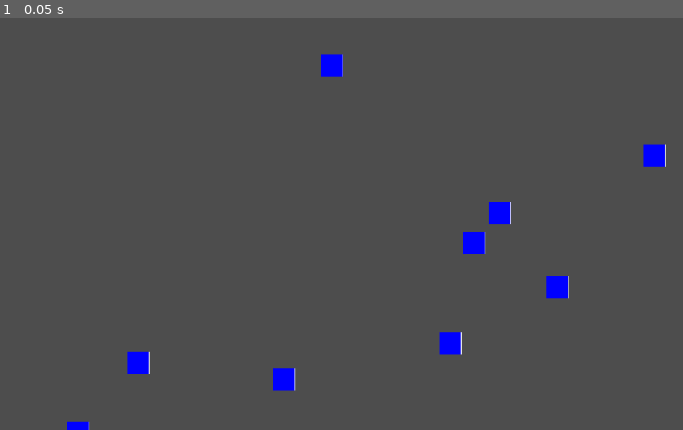
Above: before the commit, frame 1.
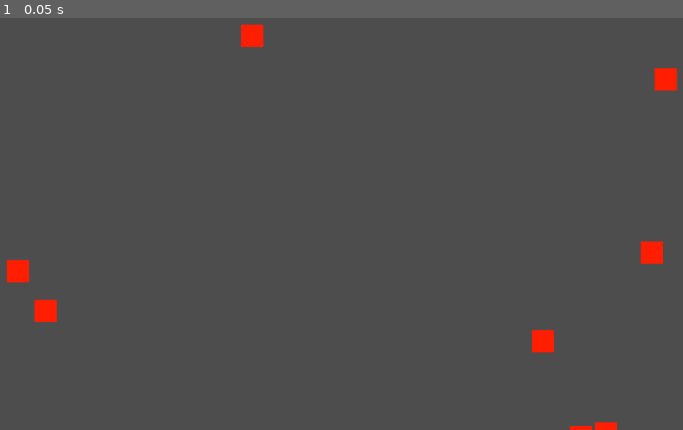
Above: after the commit, the same moment.

Repository: hellomynameisren/ludumdare
Game: Godot game, scene res://liquid/play_area.tscn
Two runs of this game, one before a commit and one after it. Both use one fixed random seed, a clock stepped at 60 frames per second and the inputs below. The project has no main scene, so this scene is started directly.
Inputs:
- Up to frame 1 (0.05 s): no input

The runs differ from the first frame. In frame 1, 2.7% of the frame differs, in the area x 1-100%, y 1-100%.

Commit message:
rename to lava

Diff:
--- a/liquid/water_block.tscn
+++ b/liquid/lava_block.tscn
@@ -1,8 +1,8 @@
 [gd_scene load_steps=4 format=3 uid="uid://dsnju0gh5v4m2"]
 
 [sub_resource type="Gradient" id="Gradient_ad0f8"]
-offsets = PackedFloat32Array(0, 0.993548, 1)
-colors = PackedColorArray(0, 0, 1, 1, 0, 0, 1, 1, 1, 1, 1, 1)
+offsets = PackedFloat32Array(0)
+colors = PackedColorArray(1, 0.12549, 0, 1)
 
 [sub_resource type="GradientTexture2D" id="GradientTexture2D_p7sy4"]
 gradient = SubResource("Gradient_ad0f8")
--- a/liquid/water_spawner.gd
+++ b/liquid/lava_spawner.gd
@@ -1,7 +1,7 @@
 extends Node
 
 # Path to the water block scene
-var water_block_scene = preload("res://liquid/water_block.tscn")
+var lava_block_scene = preload("res://liquid/lava_block.tscn")
 
 # Number of blocks to spawn
 var number_to_spawn = 10
@@ -12,11 +12,11 @@
 
 func _ready():
 	for i in range(number_to_spawn):
-		spawn_random_water_block()
+		spawn_random_lava_block()
 
-func spawn_random_water_block():
+func spawn_random_lava_block():
 	# Create an instance of the water block
-	var block = water_block_scene.instantiate()
+	var block = lava_block_scene.instantiate()
 
 	# Set its position to a random location
 	block.position = Vector2(
--- a/liquid/water_spawner.tscn
+++ b/liquid/lava_spawner.tscn
@@ -1,6 +1,6 @@
 [gd_scene load_steps=2 format=3 uid="uid://df0tq61dwlnry"]
 
-[ext_resource type="Script" path="res://liquid/water_spawner.gd" id="1_7yo0j"]
+[ext_resource type="Script" path="res://liquid/lava_spawner.gd" id="1_7yo0j"]
 
 [node name="WaterSpawner" type="Node2D"]
 script = ExtResource("1_7yo0j")
--- a/liquid/play_area.tscn
+++ b/liquid/play_area.tscn
@@ -1,7 +1,7 @@
 [gd_scene load_steps=2 format=3 uid="uid://wrwp604x2ow3"]
 
-[ext_resource type="PackedScene" uid="uid://df0tq61dwlnry" path="res://liquid/water_spawner.tscn" id="1_pyp05"]
+[ext_resource type="PackedScene" uid="uid://df0tq61dwlnry" path="res://liquid/lava_spawner.tscn" id="1_pyp05"]
 
 [node name="PlayArea" type="Node2D"]
 
-[node name="WaterSpawner" parent="." instance=ExtResource("1_pyp05")]
+[node name="LavaSpawner" parent="." instance=ExtResource("1_pyp05")]
